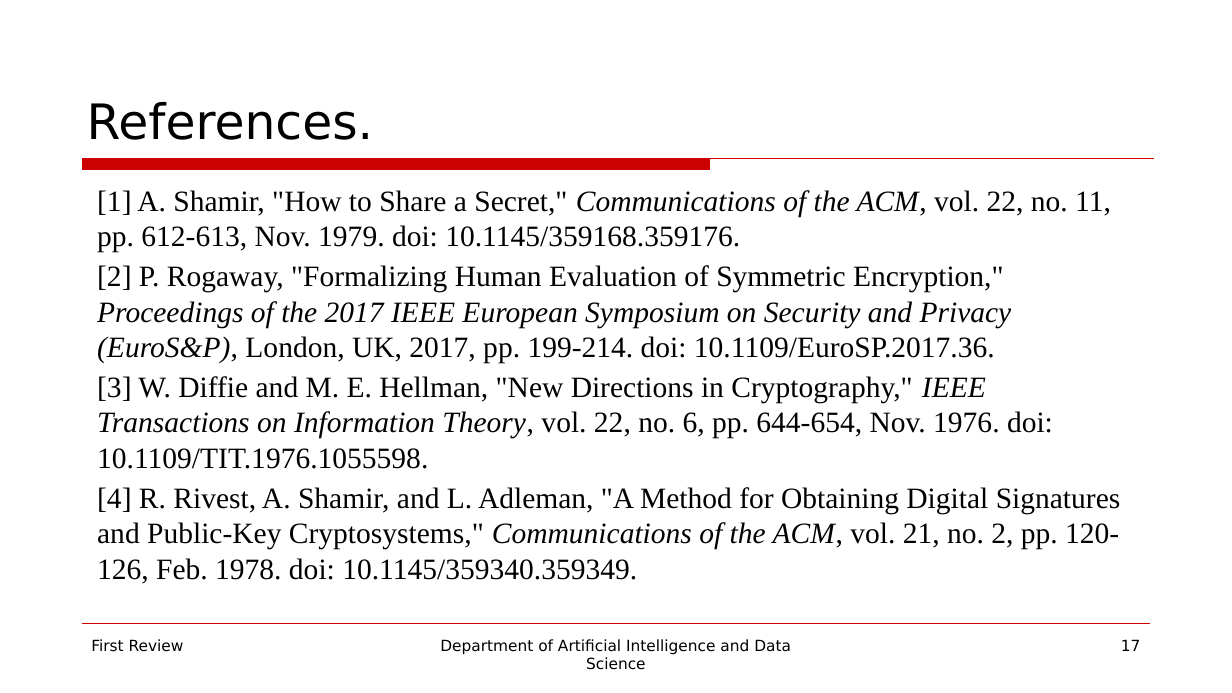
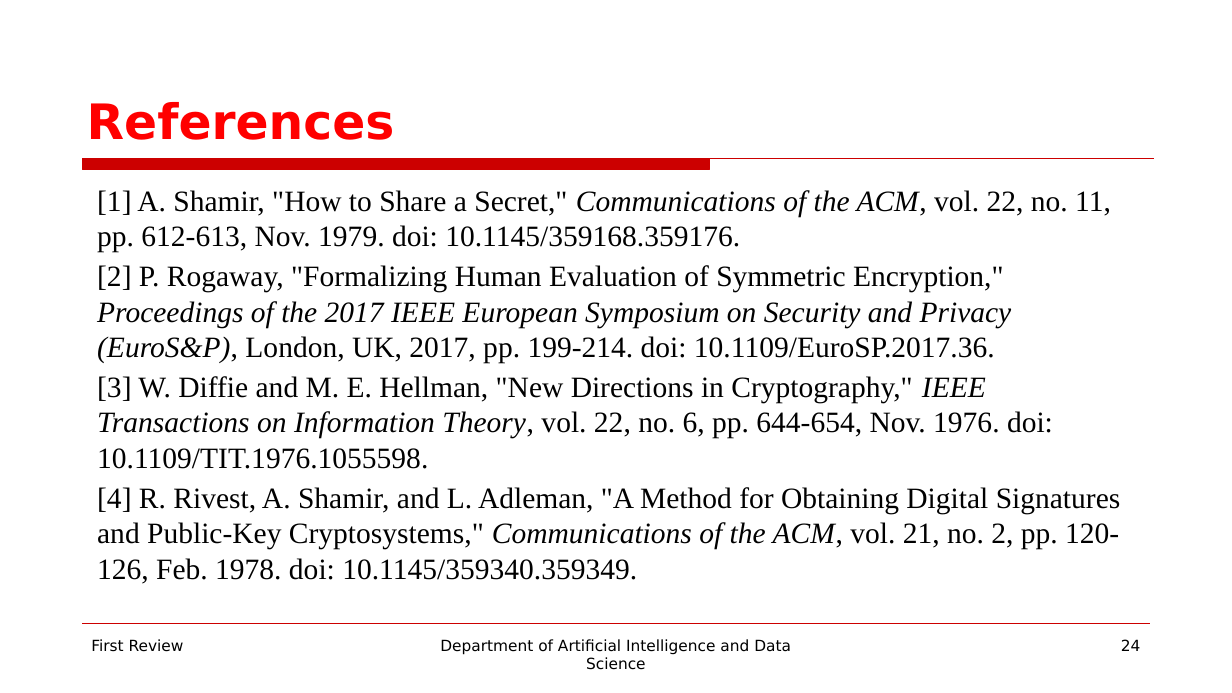
Before and after one commit to guru0005/Mini-Project-for-Data-Science-221801014, a slide deck: slide 24 of PPT/Mini Project for Data Science PPT.pptx (slide 17 before the commit). Drawn at 1232x693 pixels with LibreOffice and Linux fonts; fonts in the diff are those of the drawing; background and template pictures are left out. Boxes give left, top, right and bottom in pixels: in the first picture for what was removed or moved away, otherwise in the second. Text is boxed around its words. In the diff, an @@ line names an element or a change of style, - is before the commit and + after.

```diff
--- a/PPT/Mini Project for Data Science PPT.pptx
+++ b/PPT/Mini Project for Data Science PPT.pptx
@@ title at box(87, 102, 395, 140): text changed; text colour #000000 to #FF0000; bold on @@
-References.
+References
@@ page number at box(1121, 639, 1141, 651): text changed @@
-17
+24
```
Also in this commit, not shown: 11 other slides changed, 7 slides added.
